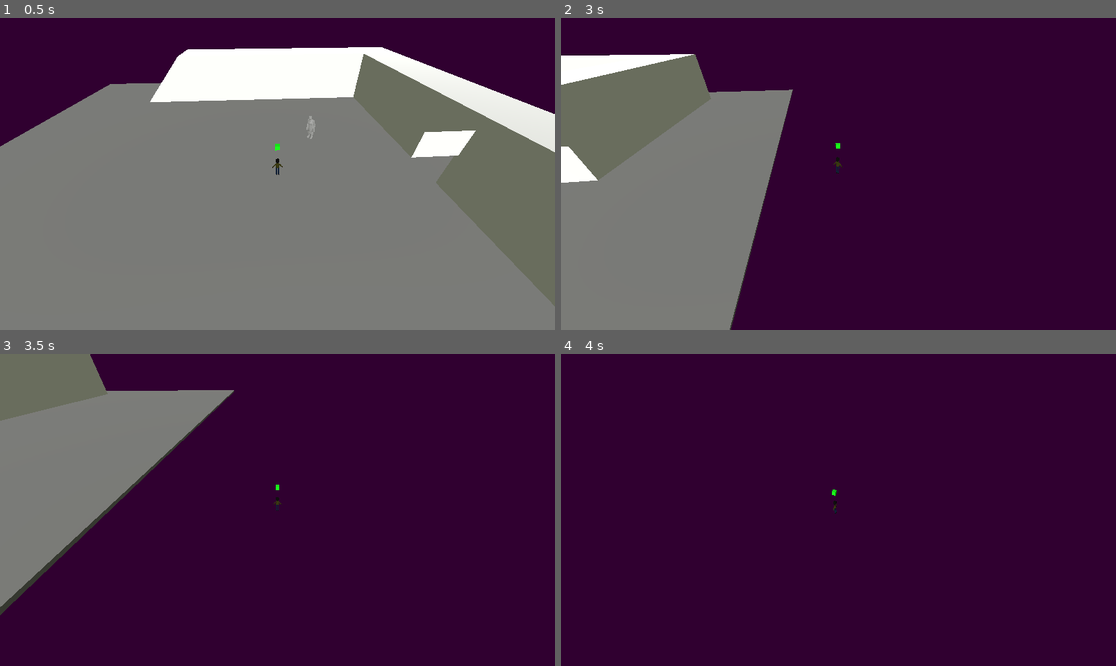
Above: before the commit, frames 1-4 (two rows, left to right).
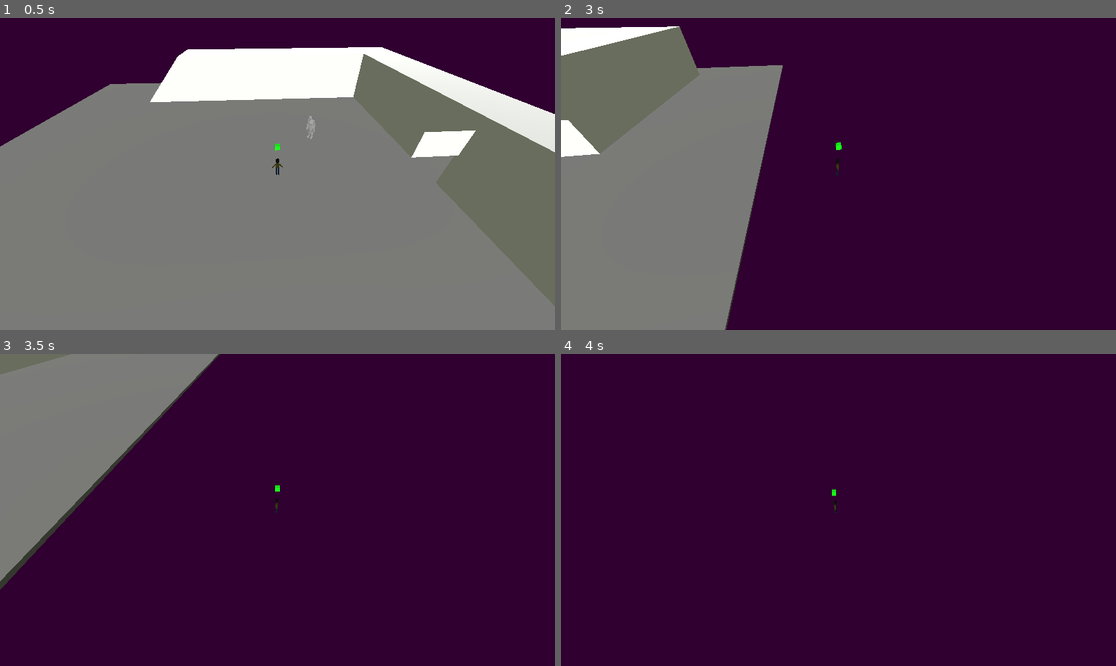
Above: after the commit, the same moments.

Repository: FellowshipOfTheGame/Hotel-Ponte-Negra
Game: Godot game, scene res://scenes/base.tscn
Same seed, same stepped clock (60 frames per second), same inputs: the game is played once before the commit and once after it.
Inputs (mouse positions are in pixels of both pictures, inside the frame that each line leads up to):
- Up to frame 1 (0.5 s): no input
- Up to frame 2 (3 s): tap Enter at 0.5 s; move the mouse to (960, 158) at 0.52 s; hold Right (movimento_direita) 0.53-1.28 s; hold Ctrl 0.53-1.28 s; tap Z at 0.8, 2.3 s; move the mouse to (727, 189) at 1.27 s; hold Down (movimento_tras) 1.28-2.03 s; tap E (interacao) at 1.35 s; tap Ctrl at 1.55, 2.85 s; move the mouse to (894, 105) at 2.02 s; hold Right (movimento_direita) 2.03-2.78 s; hold E (interacao) 2.03-2.78 s; move the mouse to (810, 236) at 2.77 s; hold Up (movimento_frente, bound only before the commit) from 2.78 s (still down)
- Up to frame 3 (3.5 s): keep holding Up (movimento_frente, bound only before the commit)
- Up to frame 4 (4 s): move the mouse to (1005, 556) at 3.52 s; release Up (movimento_frente, bound only before the commit) at 3.53 s; hold Left (movimento_esquerda) from 3.53 s (still down); tap Z at 3.6 s

Frame 1 is identical in both runs. In frame 2, 8.5% of the frame differs, in the area x 0-51%, y 2-100%; in frame 3, 10%, in the area x 0-51%, y 0-84%; in frame 4, less than 0.1%.

Commit message:
Ready for Merge

Diff:
--- a/scenes/characters/player/player.tscn
+++ b/scenes/characters/player/player.tscn
@@ -17,7 +17,9 @@
 material = SubResource("StandardMaterial3D_t61fv")
 size = Vector3(0.3, 0.3, 0.3)
 
-[sub_resource type="BoxShape3D" id="BoxShape3D_qd3e3"]
+[sub_resource type="CylinderShape3D" id="CylinderShape3D_6avc5"]
+height = 10.0
+radius = 5.0
 
 [node name="Player" type="CharacterBody3D"]
 collision_layer = 2
@@ -36,17 +38,16 @@
 mesh = SubResource("BoxMesh_686vu")
 skeleton = NodePath("../CollisionShape3D")
 
-[node name="Alarm" type="Node" parent="."]
+[node name="Alarm" type="Node3D" parent="."]
 
 [node name="AlarmArea" type="Area3D" parent="Alarm"]
 collision_layer = 4
 collision_mask = 8
 
 [node name="CollisionShape3D" type="CollisionShape3D" parent="Alarm/AlarmArea"]
-transform = Transform3D(3, 0, 0, 0, 3, 0, 0, 0, 3, 0, 0, 0)
-shape = SubResource("BoxShape3D_qd3e3")
+shape = SubResource("CylinderShape3D_6avc5")
 
-[node name="ActionComponent" parent="." instance=ExtResource("4_hss88")]
+[node name="InteractionShapecast" parent="." instance=ExtResource("4_hss88")]
 transform = Transform3D(1, 0, 0, 0, 1.5, 0, 0, 0, 1, 0, 0.5465478, -0.9007698)
 
 [node name="State Machine" type="Node" parent="." node_paths=PackedStringArray("initial_state")]
--- a/scripts/player/concreteStates/playerWalking.gd
+++ b/scripts/player/concreteStates/playerWalking.gd
@@ -3,18 +3,15 @@
 
 @export var velocidade : float = 10
 
-var interaction_shapecast: ShapeCast3D
-var fig: MeshInstance3D
-var player : CharacterBody3D
+@onready var interaction_shapecast: ShapeCast3D = $"../../InteractionShapecast"
+@onready var fig: MeshInstance3D = $"../../Protagonista"
+@onready var player: CharacterBody3D = $"../.."
 
 func Enter():
 	print("Entrou no walking")
 	player = get_tree().get_first_node_in_group("Player")
 	if not player:
 		return
-
-	fig = player.get_node_or_null("Protagonista")
-	interaction_shapecast = player.get_node_or_null("ActionComponent")
 
 func Physics_Update(_delta: float):
 	if not player or not fig:
@@ -28,7 +25,7 @@
 	if direction != Vector3.ZERO:
 		player.velocity.x = direction.x * velocidade
 		player.velocity.z = direction.z * velocidade
-		fig.rotation.y = lerp_angle(fig.rotation.y, atan2(-direction.x, -direction.z), _delta*5)
+		player.rotation.y = lerp_angle(player.rotation.y, atan2(-direction.x, -direction.z), _delta*5)
 	else:
 		Transitioned.emit(self, "playeridle")
 		return
--- a/scripts/player/player.gd
+++ b/scripts/player/player.gd
@@ -1,14 +1,21 @@
 extends CharacterBody3D
 
-@onready var alarm_area: Area3D = $AlarmArea
+@onready var alarm_area: Area3D = $Alarm/AlarmArea
 
 var monsters_nearby := {}
 var gravity = ProjectSettings.get_setting("physics/3d/default_gravity")
+
+var awaiting_rebind := ""
 
 func _physics_process(delta: float) -> void:
 	if not is_on_floor():
 		velocity.y -= gravity * delta
 	move_and_slide()
+
+	if Input.is_key_pressed(KEY_CTRL):
+		awaiting_rebind = "movimento_frente"
+		#set_new_key("movimento_frente", KEY_Z)
+
 
 func _on_alarm_area_body_entered(body: Node3D) -> void:
 	monsters_nearby[body.get_instance_id()] = body
@@ -28,3 +35,15 @@
 		print("No monster around!")
 	else:
 		print("Monsters detected!")
+
+func set_new_key(action_name: String, new_keycode: Key):
+	var event := InputEventKey.new()
+	event.physical_keycode = new_keycode
+	InputMap.action_erase_events(action_name)
+	InputMap.action_add_event(action_name, event)
+
+func _input(event):
+	if awaiting_rebind != "" and event is InputEventKey and event.pressed and not event.echo:
+		set_new_key(awaiting_rebind, event.physical_keycode)
+		print(awaiting_rebind, "was rebound to ", event.as_text())
+		awaiting_rebind = ""
